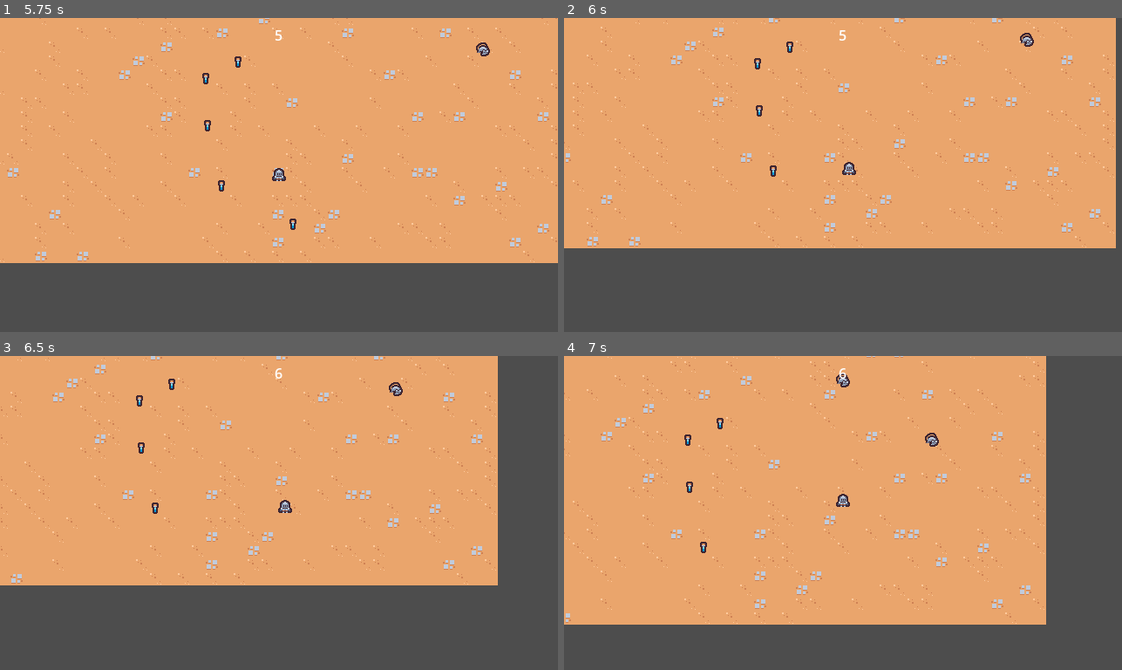
Above: before the commit, frames 1-4 (two rows, left to right).
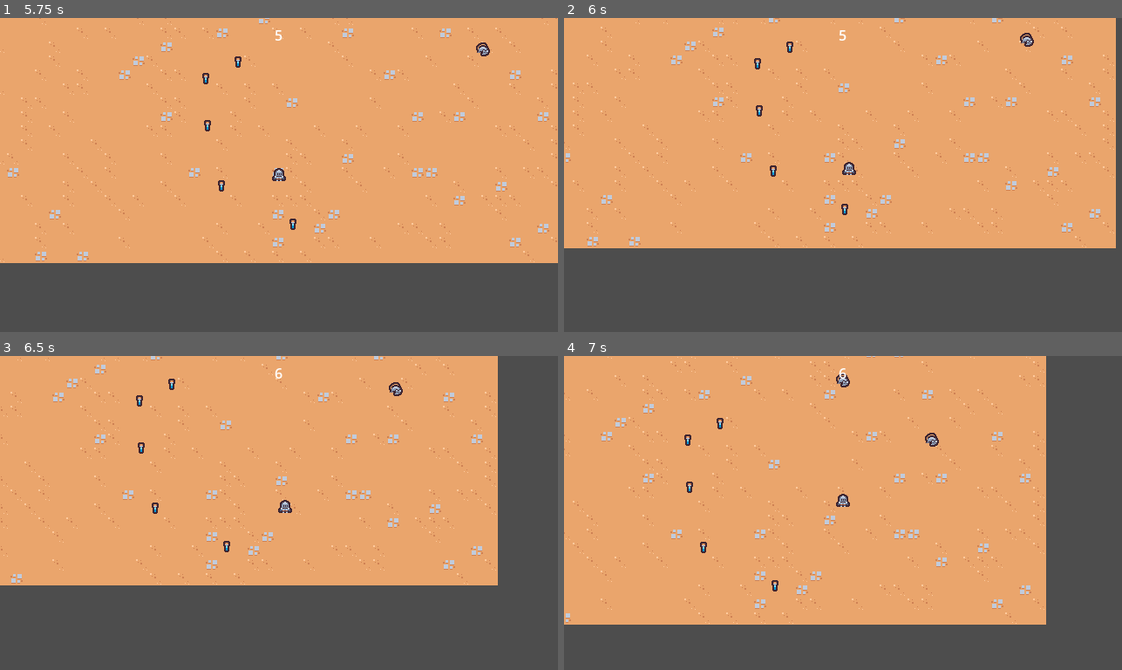
Above: after the commit, the same moments.

Repository: SugarF0x/2D-survivor-course
Game: Godot game, scene res://scenes/main/main.tscn
Same seed, same stepped clock (60 frames per second), same inputs: the game is played once before the commit and once after it.
Inputs:
- Up to frame 1 (5.75 s): hold D (move_right) 0.53-1.28 s; hold S (move_down) 1.28-2.03 s; hold D (move_right) 2.03-2.78 s; hold W (move_up) 2.78-3.53 s; hold A (move_left) 3.53-5.03 s; hold S (move_down) from 5.03 s (still down)
- Up to frame 2 (6 s): release S (move_down) at 5.78 s; hold D (move_right) from 5.78 s (still down)
- Up to frame 3 (6.5 s): keep holding D (move_right)
- Up to frame 4 (7 s): release D (move_right) at 6.53 s; hold W (move_up) from 6.53 s (still down)

Frame 1 is identical in both runs. In frame 2, less than 0.1% of the frame differs, in the area x 49-51%, y 59-63%; in frame 3, less than 0.1%; in frame 4, less than 0.1%.

Commit message:
drop vials on enemy death

Diff:
--- a/scenes/component/health_component.gd
+++ b/scenes/component/health_component.gd
@@ -13,7 +13,10 @@
 
 func apply_damage(number: float):
 	current_health = max(current_health - number, 0)
+	Callable(check_death).call_deferred()
 
+
+func check_death():
 	if current_health == 0:
 		died.emit()
 		owner.queue_free()
--- /dev/null
+++ b/scenes/component/vial_drop_component.gd
@@ -0,0 +1,18 @@
+extends Node
+class_name VialDropComponent
+
+@export var vial_scene: PackedScene
+@export var health_component: HealthComponent
+
+
+func _ready():
+	health_component.died.connect(on_died)
+
+
+func on_died():
+	if vial_scene == null: return
+	if not owner is Node2D: return
+
+	var vial_instance = vial_scene.instantiate() as Node2D
+	owner.get_parent().add_child(vial_instance)
+	vial_instance.global_position = owner.global_position
--- /dev/null
+++ b/scenes/component/vial_drop_component.tscn
@@ -0,0 +1,8 @@
+[gd_scene load_steps=3 format=3 uid="uid://b15lupvd27gsi"]
+
+[ext_resource type="Script" path="res://scenes/component/vial_drop_component.gd" id="1_3b5pq"]
+[ext_resource type="PackedScene" uid="uid://6jv7rvt0fqa5" path="res://scenes/game_object/experience_vial/experience_vial.tscn" id="2_ei4mp"]
+
+[node name="VialDropComponent" type="Node"]
+script = ExtResource("1_3b5pq")
+vial_scene = ExtResource("2_ei4mp")
--- a/scenes/game_object/basic_enemy/basic_enemy.tscn
+++ b/scenes/game_object/basic_enemy/basic_enemy.tscn
@@ -1,8 +1,9 @@
-[gd_scene load_steps=6 format=3 uid="uid://d20rfxp85rupu"]
+[gd_scene load_steps=7 format=3 uid="uid://d20rfxp85rupu"]
 
 [ext_resource type="Script" path="res://scenes/game_object/basic_enemy/basic_enemy.gd" id="1_tw24d"]
 [ext_resource type="PackedScene" uid="uid://bn84306o0wkgh" path="res://scenes/component/health_component.tscn" id="2_1jy0h"]
 [ext_resource type="Texture2D" uid="uid://b2pnburqp4nhb" path="res://scenes/game_object/basic_enemy/basic_enemy.png" id="2_b1arm"]
+[ext_resource type="PackedScene" uid="uid://b15lupvd27gsi" path="res://scenes/component/vial_drop_component.tscn" id="2_cukak"]
 
 [sub_resource type="CircleShape2D" id="CircleShape2D_f8yml"]
 radius = 12.0
@@ -15,6 +16,9 @@
 collision_mask = 9
 motion_mode = 1
 script = ExtResource("1_tw24d")
+
+[node name="VialDropComponent" parent="." node_paths=PackedStringArray("health_component") instance=ExtResource("2_cukak")]
+health_component = NodePath("../HealthComponent")
 
 [node name="HealthComponent" parent="." instance=ExtResource("2_1jy0h")]
 
--- a/scenes/game_object/player/player.tscn
+++ b/scenes/game_object/player/player.tscn
@@ -5,7 +5,7 @@
 [ext_resource type="PackedScene" uid="uid://qp1lj1qr5ys5" path="res://scenes/ability/sword_ability_controller/sword_ability_controller.tscn" id="2_flk71"]
 
 [sub_resource type="CircleShape2D" id="CircleShape2D_be53i"]
-radius = 32.0
+radius = 16.0
 
 [sub_resource type="CircleShape2D" id="CircleShape2D_2n4us"]
 radius = 5.0
